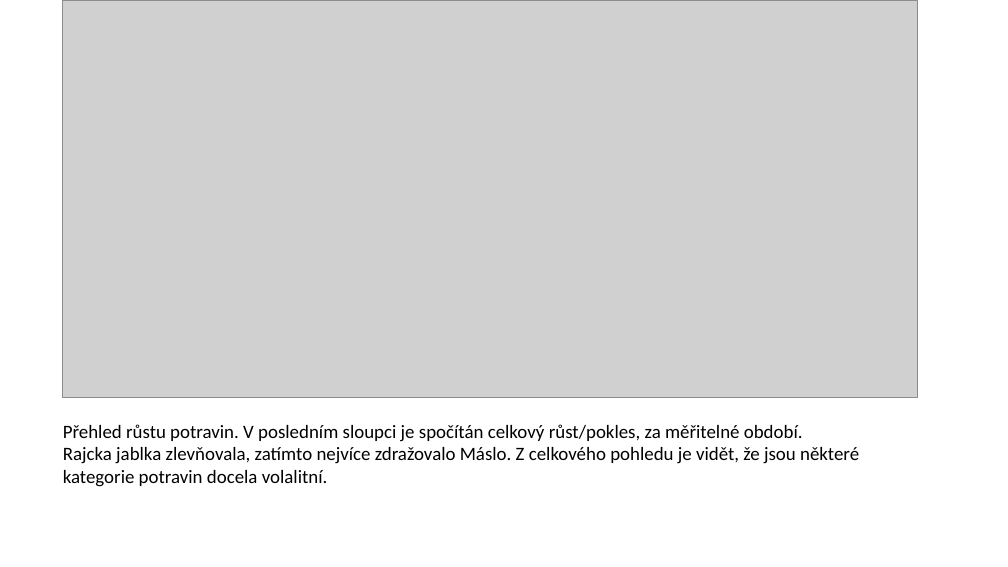
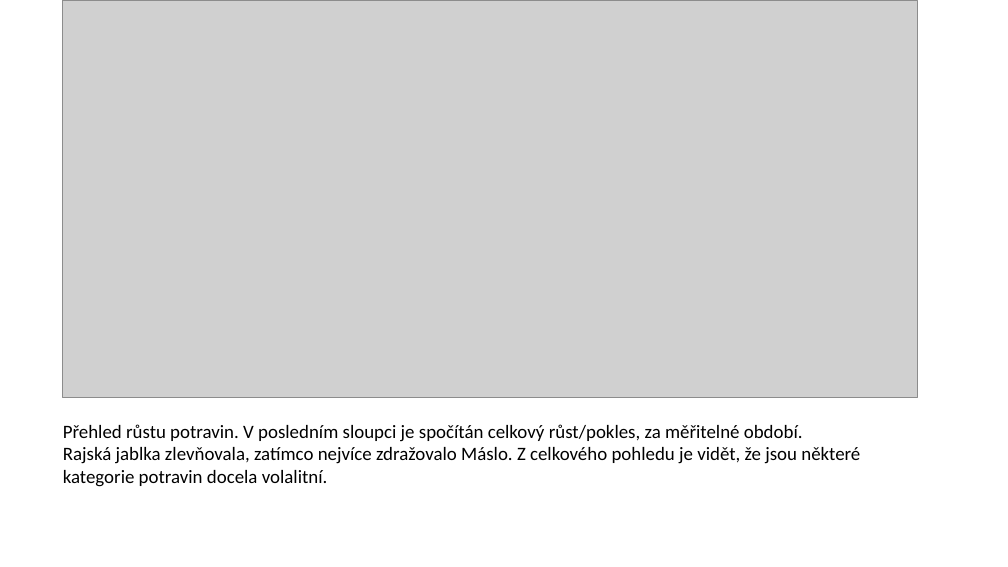
Before and after one commit to Rej7878/engeto-SQL, a slide deck: slide 3 of Nový Prezentace Microsoft PowerPointu.pptx (slide 4 before the commit). Drawn at 1008x567 pixels with LibreOffice and Linux fonts; fonts in the diff are those of the drawing; grey boxes stand for pictures. Boxes give left, top, right and bottom in pixels: in the first picture for what was removed or moved away, otherwise in the second. Text is boxed around its words. In the diff, an @@ line names an element or a change of style, - is before the commit and + after.

```diff
--- a/Nový Prezentace Microsoft PowerPointu.pptx
+++ b/Nový Prezentace Microsoft PowerPointu.pptx
@@ text at box(63, 447, 860, 487): text changed @@
-Rajcka jablka zlevňovala, zatímto nejvíce zdražovalo Máslo. Z celkového pohledu je vidět, že jsou některé kategorie potravin docela volalitní.
+Rajská jablka zlevňovala, zatímco nejvíce zdražovalo Máslo. Z celkového pohledu je vidět, že jsou některé kategorie potravin docela volalitní.
```
Also in this commit, not shown: 4 other slides changed, 1 slide removed, 17 other files.
